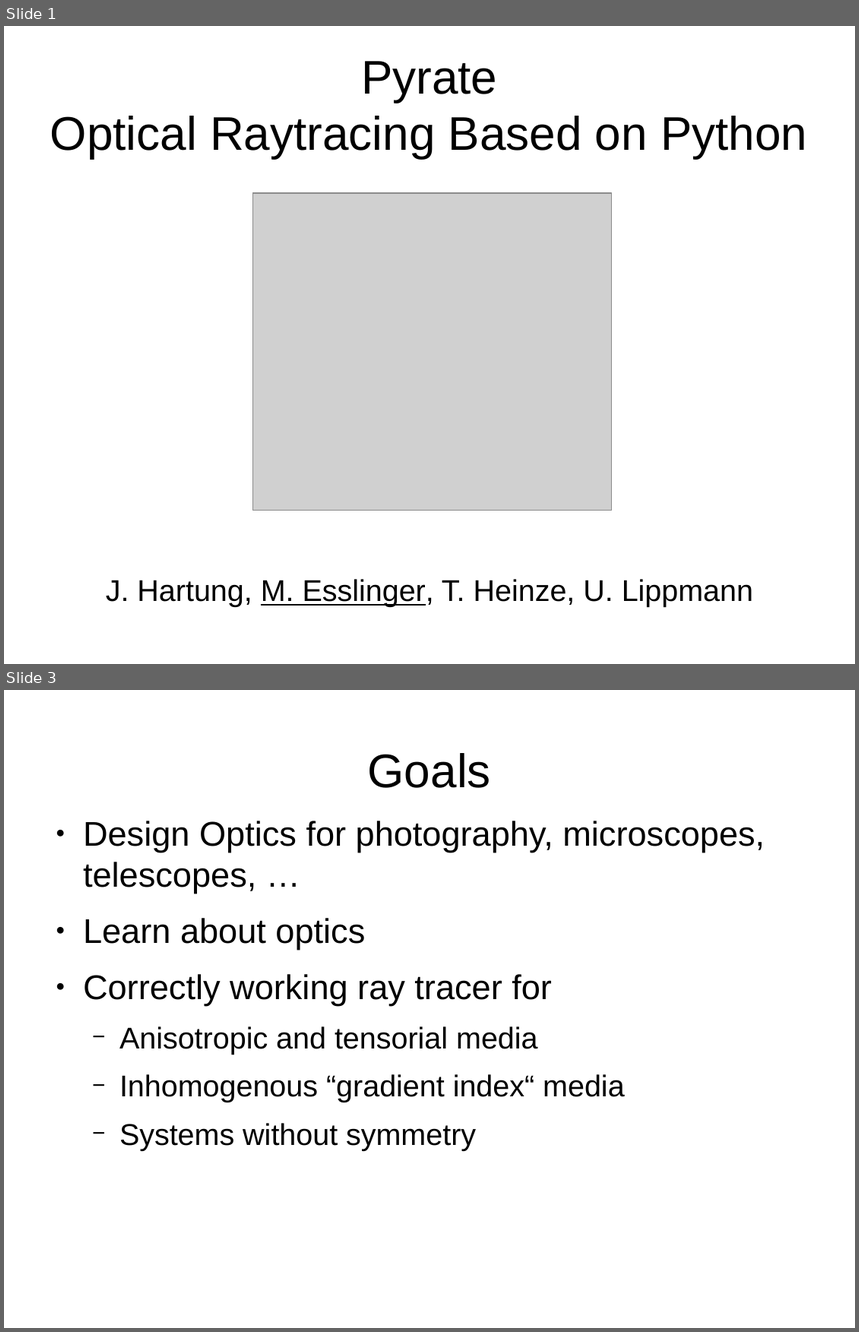
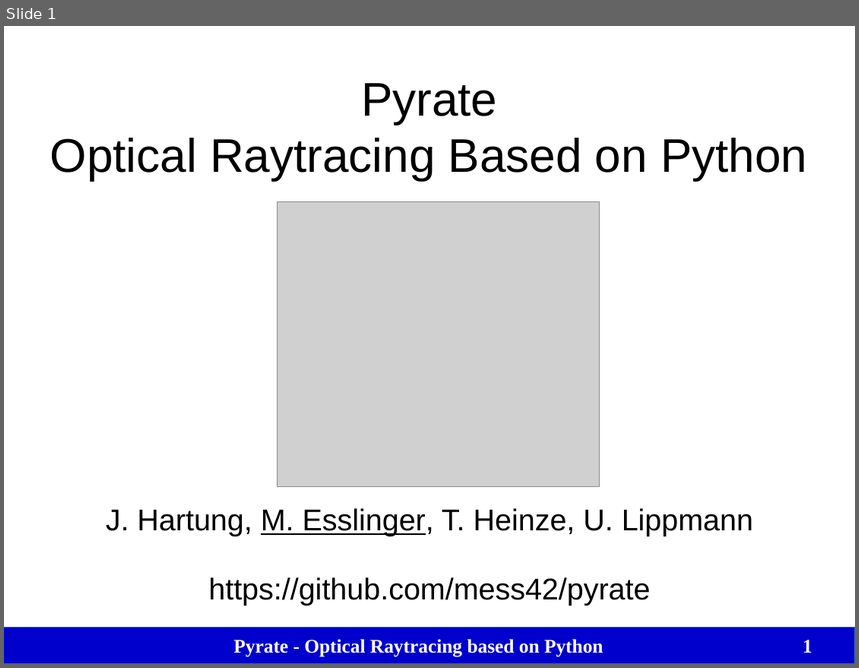
Before and after one commit to mess42/pyrate, a slide deck: talk_euroscipy_2017/talk.odp. Shown one above the other, each under a label of ours: slides 1 and 3 before the commit, slide 1 after it; the slides between them are not shown. The pictures are 859x1332 and 859x668 pixels, drawn with LibreOffice and Linux fonts; fonts in the diff are those of the drawing; grey boxes stand for pictures. Boxes give left, top, right and bottom in pixels: in the first picture for what was removed or moved away, otherwise in the second. Text is boxed around its words. In the diff, an @@ line names an element or a change of style, - is before the commit and + after.

```diff
--- a/talk_euroscipy_2017/talk.odp
+++ b/talk_euroscipy_2017/talk.odp
@@ slide 3 removed at (x1=4, y1=690, x2=855, y2=1328), background #FFFFFF @@
@@ title removed at (x1=368, y1=753, x2=491, y2=788) @@
-Goals
@@ text removed at (x1=83, y1=821, x2=765, y2=1151) @@
-● Design Optics for photography, microscopes, telescopes, …
-● Learn about optics
-● Correctly working ray tracer for
-  − Anisotropic and tensorial media
-  − Inhomogenous “gradient index“ media
-  − Systems without symmetry
@@ slide 1 changed as well @@
@@ subtitle "Pyrate" rewrapped from (x1=50, y1=61, x2=807, y2=607) to (x1=50, y1=83, x2=807, y2=537) @@
@@ picture resized from (x1=253, y1=194, x2=613, y2=511) to (x1=278, y1=202, x2=600, y2=487) @@
@@ text added at (x1=208, y1=578, x2=650, y2=606), 28 pt, text #000000 @@
+https://github.com/mess42/pyrate
@@ rectangle added at (x1=4, y1=629, x2=855, y2=664), fill #0000CC, outline #3465A4 0 pt @@
@@ text added at (x1=234, y1=639, x2=604, y2=658), 18 pt, text #FFFFFF, bold @@
+Pyrate - Optical Raytracing based on Python
@@ page number added at (x1=803, y1=640, x2=813, y2=653), 18 pt, text #FFFFFF, bold @@
+1
```
Also in this commit, not shown: 9 other slides changed, 2 slides added, 1 other file.
